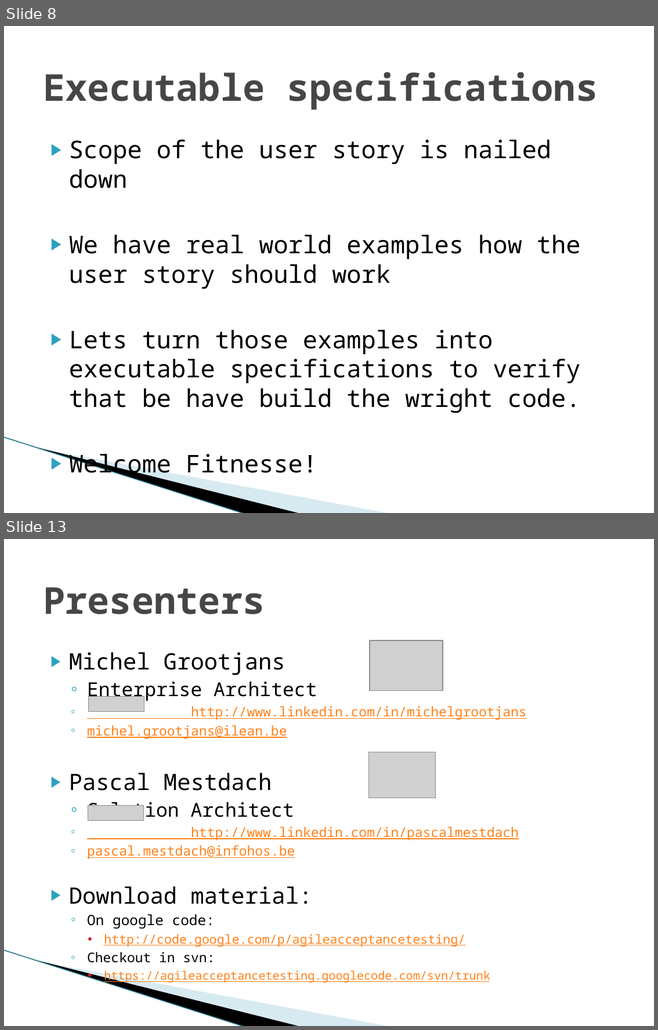
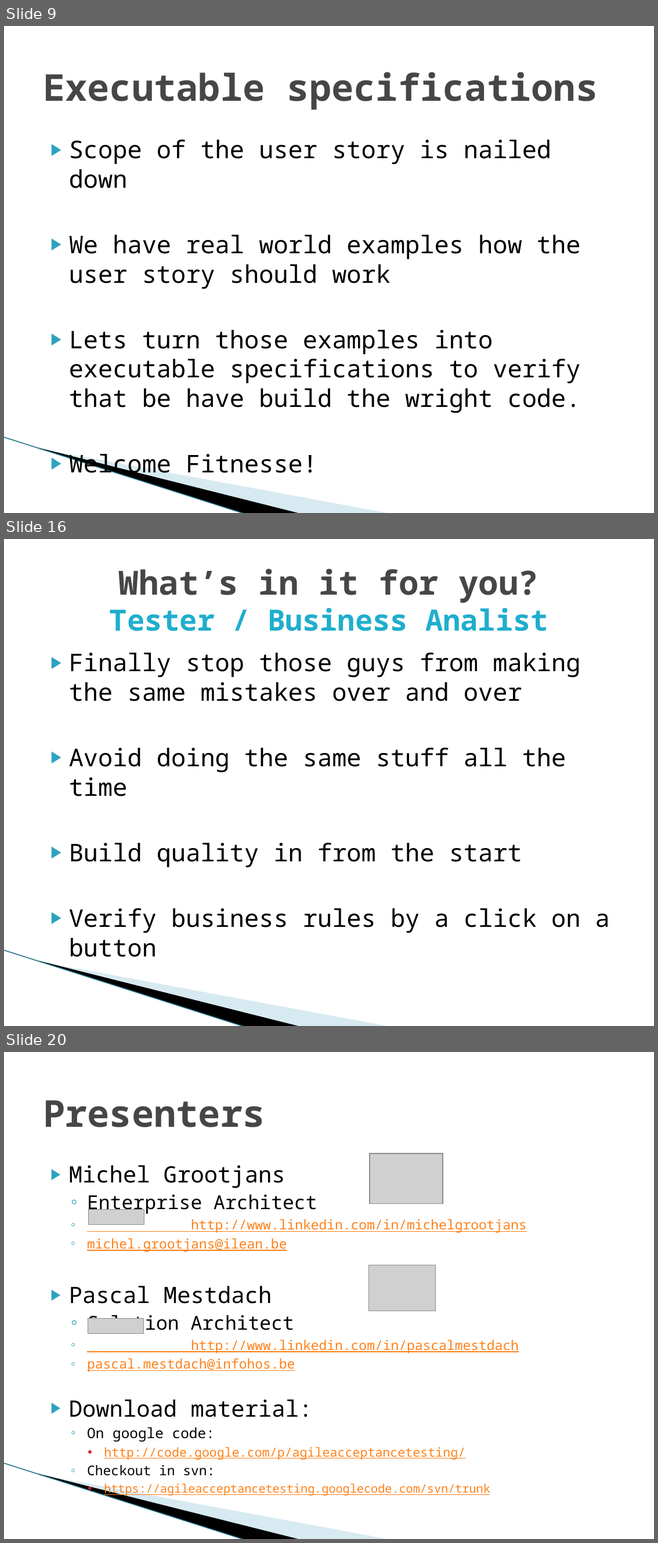
Before and after one commit to michelgrootjans/agileacceptancetesting, a slide deck: Slides/20090514_iLearn_AgileAcceptanceTesting.pptx. Shown one above the other, each under a label of ours: slides 8 and 13 before the commit, slides 9, 16 and 20 after it; the slides between them are not shown. The pictures are 658x1030 and 658x1543 pixels, drawn with LibreOffice and Linux fonts; fonts in the diff are those of the drawing; grey boxes stand for pictures; background and template pictures are left out. Boxes give left, top, right and bottom in pixels: in the first picture for what was removed or moved away, otherwise in the second. Text is boxed around its words. In the diff, an @@ line names an element or a change of style, - is before the commit and + after.

```diff
--- a/Slides/20090514_iLearn_AgileAcceptanceTesting.pptx
+++ b/Slides/20090514_iLearn_AgileAcceptanceTesting.pptx
@@ slide 16 added at box(4, 539, 654, 1026), background #FFFFFF; not listed: 3 template elements that a slide beside it also shows @@
@@ title added at box(110, 569, 548, 631), 32.4 pt, text #1FAECD, bold @@
+What’s in it for you?
+Tester / Business Analist
@@ text added at box(69, 653, 610, 933), 27 pt, text #000000 @@
+▶ Finally stop those guys from making the same mistakes over and over
+▶ Avoid doing the same stuff all the time
+▶ Build quality in from the start
+▶ Verify business rules by a click on a button
@@ what was slide 8 is now slide 9 @@
@@ what was slide 13 is now slide 20 @@
```
Also in this commit, not shown: 3 slides changed, 7 other slides added, 1 slide removed.
